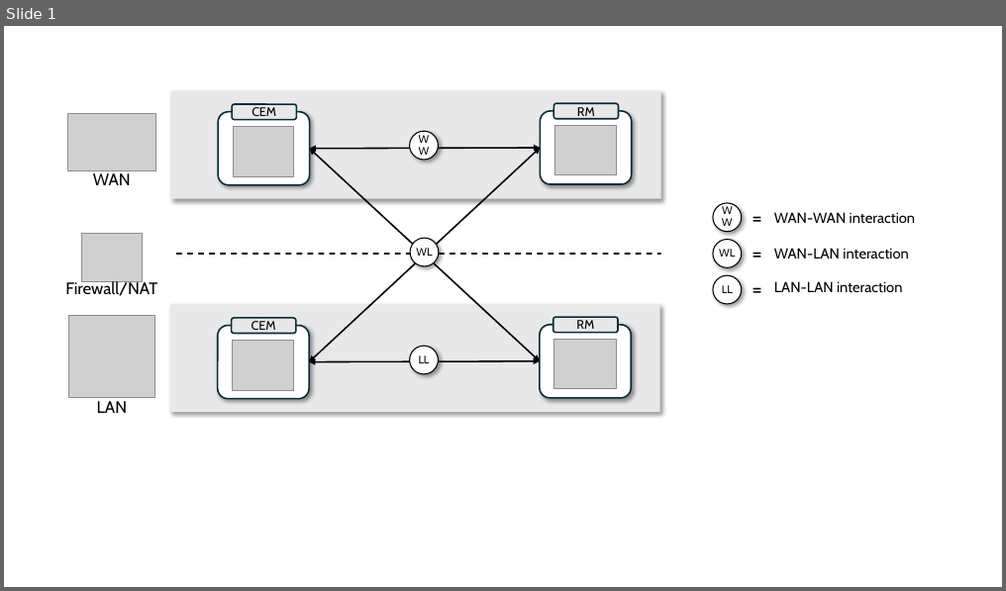
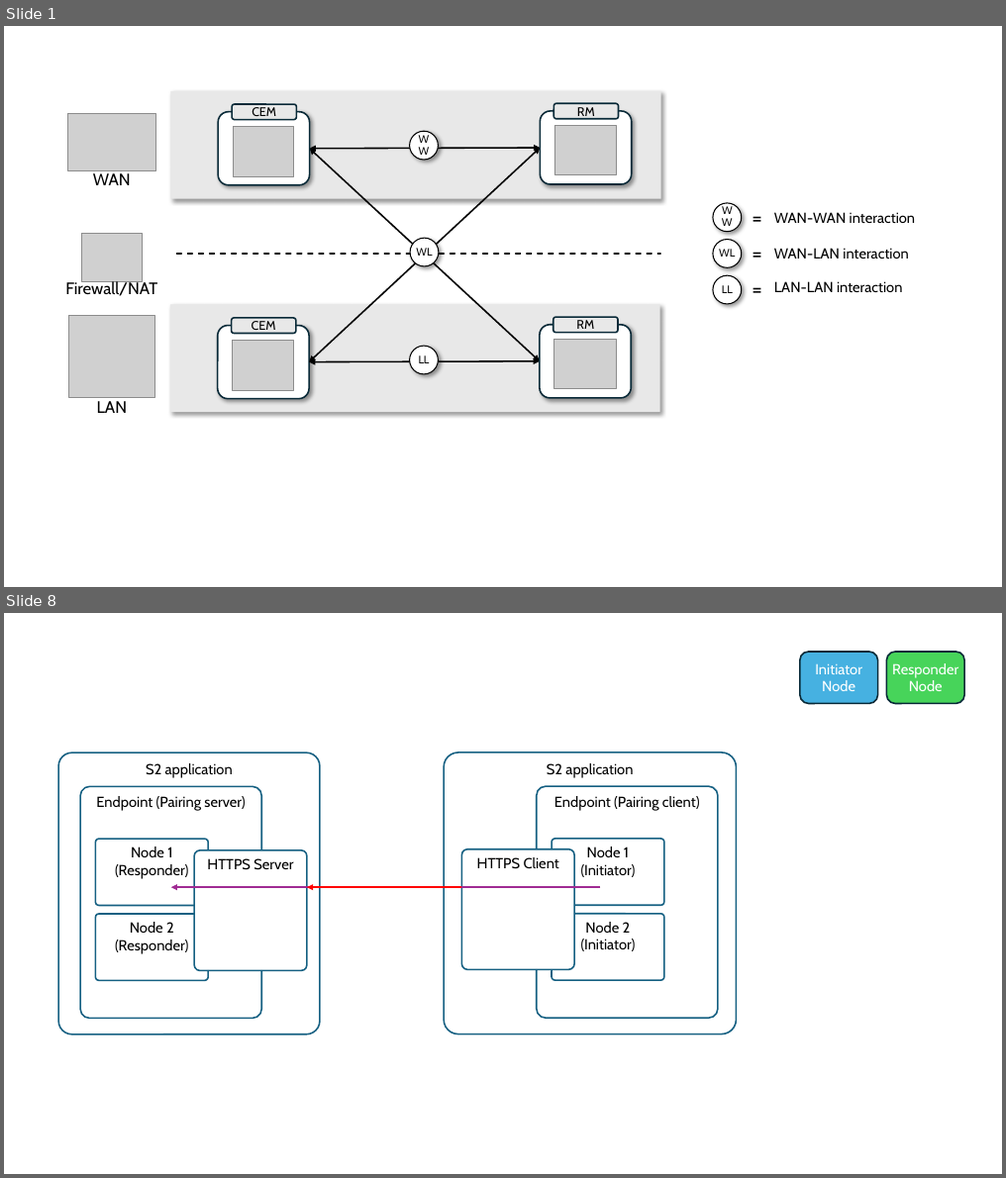
Before and after one commit to flexiblepower/s2-documentation, a slide deck: website/static/img/communication-layer/powerpoint_img_source.pptx. Shown one above the other, each under a label of ours: slide 1 before the commit, slides 1 and 8 after it; the slides between them are not shown. The pictures are 1006x591 and 1006x1178 pixels, drawn with LibreOffice and Linux fonts; fonts in the diff are those of the drawing; grey boxes stand for pictures. Boxes give left, top, right and bottom in pixels: in the first picture for what was removed or moved away, otherwise in the second. Text is boxed around its words. In the diff, an @@ line names an element or a change of style, - is before the commit and + after.

```diff
--- a/website/static/img/communication-layer/powerpoint_img_source.pptx
+++ b/website/static/img/communication-layer/powerpoint_img_source.pptx
@@ slide 8 added at box(4, 613, 1002, 1174), background #FFFFFF @@
@@ rounded rectangle added at box(800, 652, 877, 703), fill #46B1E1, outline #092A39 1.5 pt, 14 pt, text #FFFFFF @@
+Initiator Node
@@ rounded rectangle added at box(887, 652, 964, 703), fill #47D45A, outline #092A39 1.5 pt, 14 pt, text #FFFFFF @@
+Responder Node
@@ rounded rectangle added at box(58, 753, 320, 1035), fill #FFFFFF, outline #156082 1.5 pt, 14 pt, text #000000 @@
+S2 application
@@ rounded rectangle added at box(445, 753, 737, 1035), fill #FFFFFF, outline #156082 1.5 pt, 14 pt, text #000000 @@
+S2 application
@@ rounded rectangle added at box(80, 786, 261, 1019), fill #FFFFFF, outline #156082 1.5 pt, 14 pt, text #000000 @@
+Endpoint (Pairing server)
@@ rounded rectangle added at box(537, 786, 718, 1019), fill #FFFFFF, outline #156082 1.5 pt, 14 pt, text #000000 @@
+Endpoint (Pairing client)
@@ rounded rectangle added at box(95, 839, 208, 906), fill #FFFFFF, outline #156082 1.5 pt, 14 pt, text #000000 @@
+Node 1 (Responder)
@@ rounded rectangle added at box(462, 850, 575, 970), fill #FFFFFF, outline #156082 1.5 pt, 14 pt, text #000000 @@
+HTTPS Client
@@ rounded rectangle added at box(552, 839, 665, 906), fill #FFFFFF, outline #156082 1.5 pt, 14 pt, text #000000 @@
+Node 1 (Initiator)
@@ rounded rectangle added at box(194, 851, 307, 970), fill #FFFFFF, outline #156082 1.5 pt, 14 pt, text #000000 @@
+HTTPS Server
@@ arrow added from (601, 888) to (171, 888), #A02B93 1.5 pt @@
@@ arrow added from (462, 888) to (307, 888), #FF0000 1.5 pt @@
@@ rounded rectangle added at box(95, 914, 208, 980), fill #FFFFFF, outline #156082 1.5 pt, 14 pt, text #000000 @@
+Node 2 (Responder)
@@ rounded rectangle added at box(552, 914, 665, 980), fill #FFFFFF, outline #156082 1.5 pt, 14 pt, text #000000 @@
+Node 2 (Initiator)
```
Also in this commit, not shown: 1 slide changed, 9 other slides added, 1 other file.
